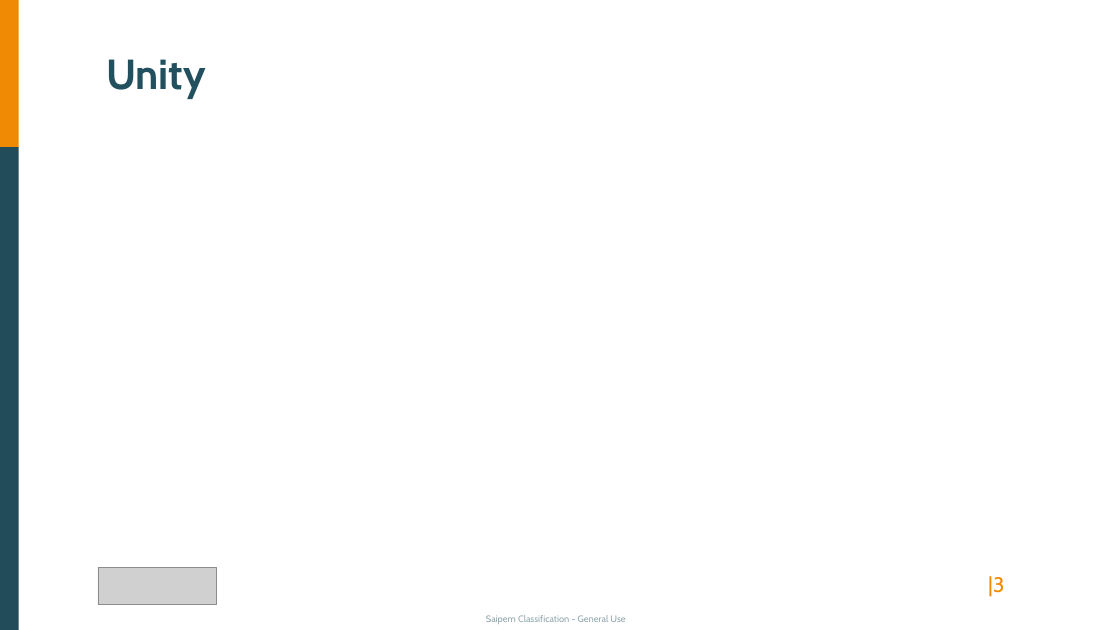
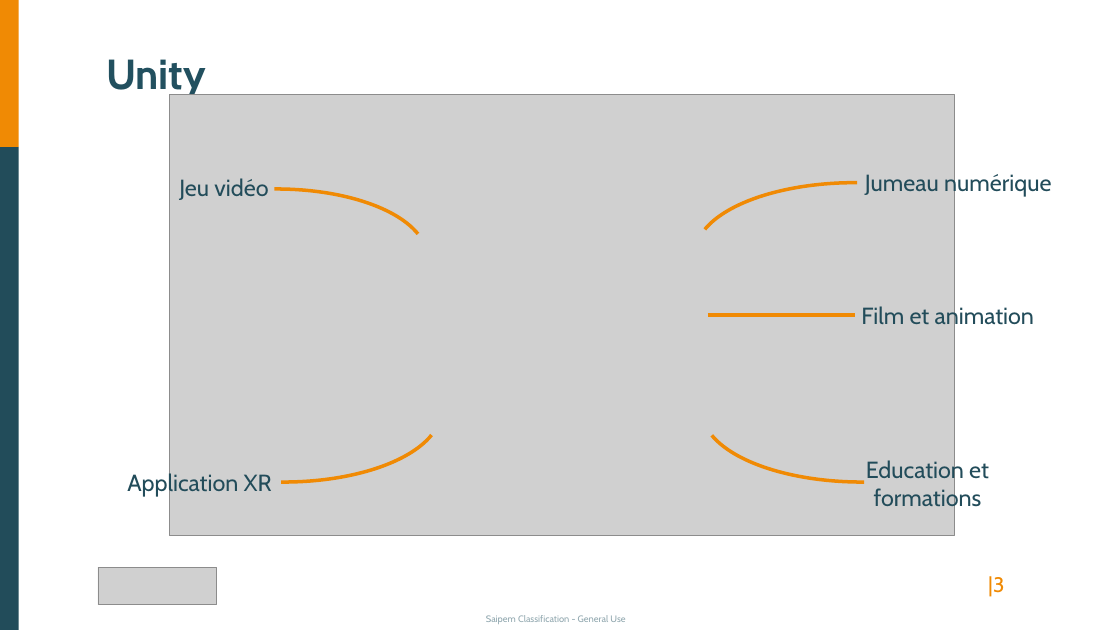
Before and after one commit to Starlight-25/DrillingMachine-DigitalTwin, a slide deck: slide 3 of ProjectInfo/Presentation.pptx. Drawn at 1120x630 pixels with LibreOffice and Linux fonts; fonts in the diff are those of the drawing; grey boxes stand for pictures. Boxes give left, top, right and bottom in pixels: in the first picture for what was removed or moved away, otherwise in the second. Text is boxed around its words. In the diff, an @@ line names an element or a change of style, - is before the commit and + after.

```diff
--- a/ProjectInfo/Presentation.pptx
+++ b/ProjectInfo/Presentation.pptx
@@ picture added at <box>169,94,954,536</box> @@
@@ text added at <box>179,178,268,200</box>, 20 pt, text #224C5A @@
+Jeu vidéo
@@ text added at <box>865,171,1051,197</box>, 20 pt, text #224C5A @@
+Jumeau numérique
@@ arc (boxed as its full ellipse) added at <box>126,189,427,325</box>, outline #F08A04 3 pt @@
@@ arc (boxed as its full ellipse) added at <box>695,182,1015,325</box>, outline #F08A04 3 pt @@
@@ line added from (708, 315) to (855, 315), #F08A04 3 pt @@
@@ text added at <box>861,304,1034,330</box>, 20 pt, text #224C5A @@
+Film et animation
@@ arc (boxed as its full ellipse) added at <box>126,339,441,482</box>, outline #F08A04 3 pt @@
@@ arc (boxed as its full ellipse) added at <box>702,339,1023,482</box>, outline #F08A04 3 pt @@
@@ text added at <box>127,471,272,497</box>, 20 pt, text #224C5A @@
+Application XR
@@ text added at <box>866,458,989,512</box>, 20 pt, text #224C5A @@
+Education et formations
```
Also in this commit, not shown: 3 other slides changed, 2 slides added, 1 other file.
